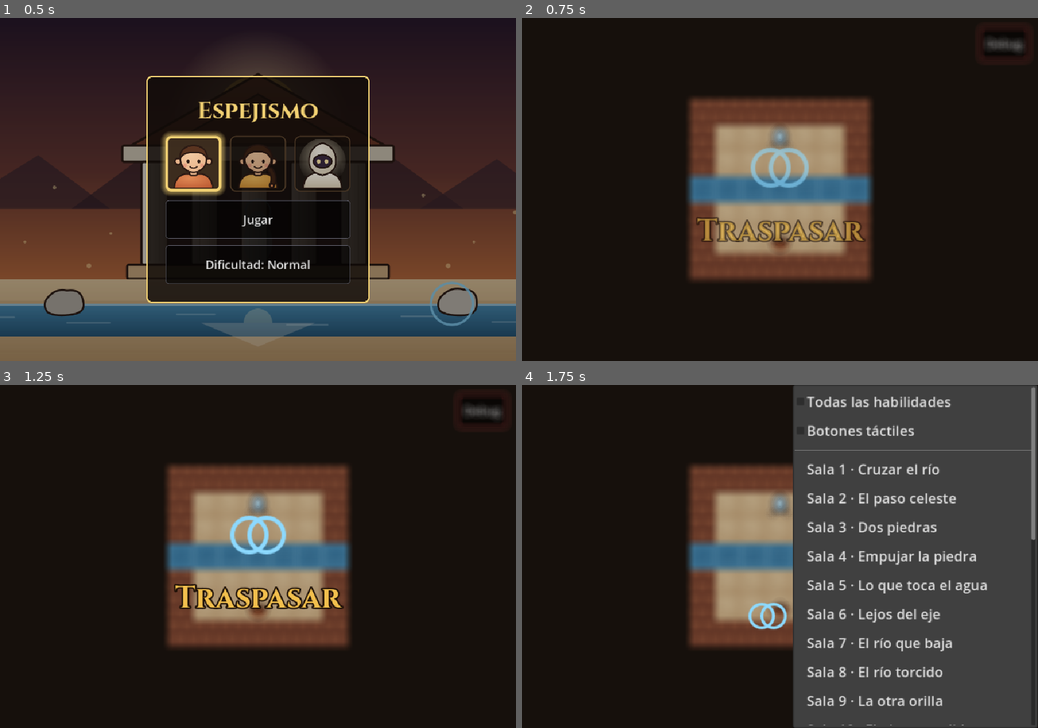
Above: before the commit, frames 1-4 (two rows, left to right).
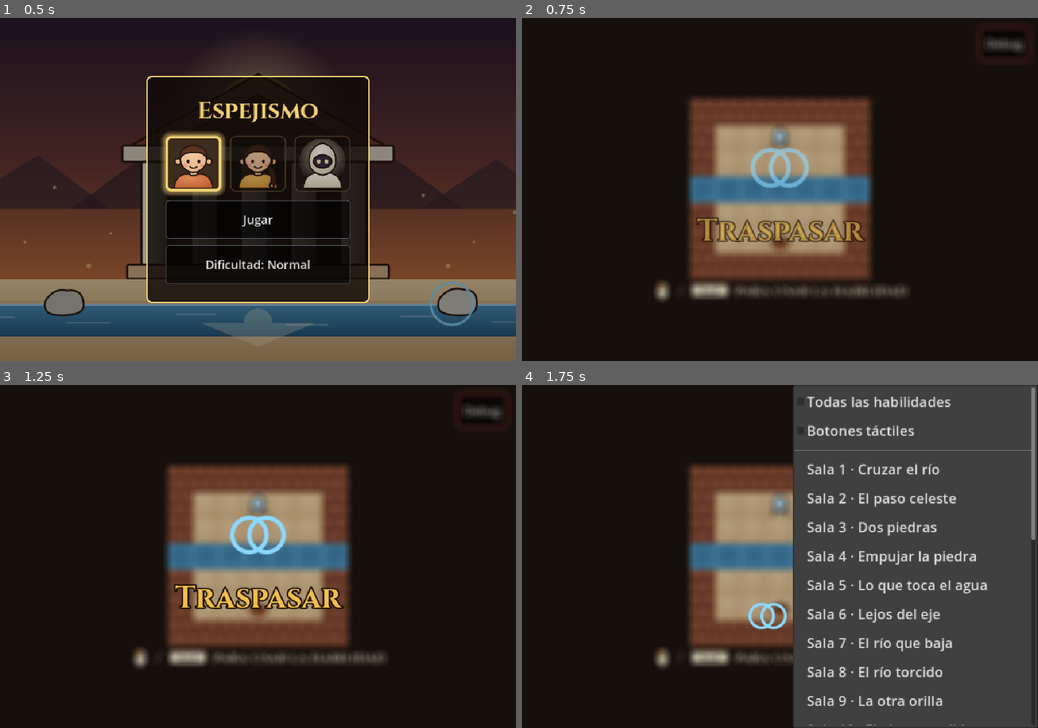
Above: after the commit, the same moments.

Repository: AngeloCS19/Juego
Game: Godot game, scene res://main.tscn
The game is run twice, just before and just after one commit, with the same random seed, the same clock (stepped at 60 frames per second) and the same inputs.
Inputs:
- Up to frame 1 (0.5 s): no input
- Up to frame 2 (0.75 s): click "Jugar" at 0.5 s
- Up to frame 3 (1.25 s): no input
- Up to frame 4 (1.75 s): click "Debug" at 1.25 s

Frame 1 is identical in both runs. In frame 2, 1.5% of the frame differs, in the area x 25-75%, y 76-83%; in frame 3, 1.5%; in frame 4, 0.9%.

Commit message:
Interfaz: aviso de clic izquierdo / Espacio para usar la habilidad en la sala 1
Co-Authored-By: Claude Opus 5.5 (1M context) <noreply@anthropic.com>
Claude-Session: https://claude.ai/code/session_01MsTBTimrfBiUThNZbXgZrm

Diff:
--- /dev/null
+++ b/assets/sprites/icono_clic_izq.svg
@@ -0,0 +1 @@
+<svg xmlns="http://www.w3.org/2000/svg" width="64" height="64" viewBox="0 0 64 64"><rect x="15" y="6" width="34" height="52" rx="17" fill="#f2e6cc" stroke="#2b1a14" stroke-width="4"/><path d="M32 6.5V27H15.5V23A17 17 0 0 1 32 6.5Z" fill="#f2b84c" stroke="#2b1a14" stroke-width="3" stroke-linejoin="round"/><path d="M32 27V8M15.5 27H48.5" stroke="#2b1a14" stroke-width="3"/></svg>
--- /dev/null
+++ b/assets/sprites/icono_espacio.svg
@@ -0,0 +1 @@
+<svg xmlns="http://www.w3.org/2000/svg" width="128" height="64" viewBox="0 0 128 64"><rect x="4" y="10" width="120" height="44" rx="9" fill="#2b1a14"/><rect x="8" y="12" width="112" height="36" rx="7" fill="#f2e6cc"/><path d="M40 26V36H88V26" fill="none" stroke="#2b1a14" stroke-width="5" stroke-linecap="round" stroke-linejoin="round"/></svg>
--- a/salas/rio_00.json
+++ b/salas/rio_00.json
@@ -12,6 +12,6 @@
 	"jugador": [3, 5],
 	"plano_espiritual": { "tipo": "reflexion", "eje": "horizontal", "valor": 3 },
 	"habilidades": ["traspasar"],
-	"tutorial": { "habilidad": "traspasar" },
+	"tutorial": { "habilidad": "traspasar", "aviso_usar": true },
 	"solucion": "PUUUU"
 }
--- a/scripts/main.gd
+++ b/scripts/main.gd
@@ -62,6 +62,7 @@
 var _anuncios: Array[Habilidad] = []  # habilidades nuevas esperando su anuncio en el centro
 var _anunciando := false
 var _tutorial_hecho := {}  # salas (ruta) cuyo tutorial visual el jugador ya cumplió
+var _aviso_usar: HBoxContainer  # sala 1 en la PC: "clic / Espacio para usar la habilidad"
 var _barra_jefe: BarraJefe  # vida de Narciso y corazones del jugador, solo en su sala
 var _menu: Menu
 var _dialogo: Dialogo
@@ -73,6 +74,8 @@
 const FUENTE_ANUNCIO := preload("res://assets/fuentes/Cinzel-Bold.ttf")
 const DESENFOQUE := preload("res://shaders/desenfoque.gdshader")
 const ICONO_MENU := preload("res://assets/sprites/icono_menu.svg")
+const ICONO_CLIC_IZQ := preload("res://assets/sprites/icono_clic_izq.svg")
+const ICONO_ESPACIO := preload("res://assets/sprites/icono_espacio.svg")
 
 var prendas: Array[String] = []  # prendas de Narciso que el jugador ya sacó de su sala
 
@@ -134,6 +137,10 @@
 	_botones_tactiles = [acciones, boton_menu, usar]
 	_mostrar_botones()
 
+	_aviso_usar = _crear_aviso_usar()
+	_en_esquina(pantalla, _aviso_usar, Control.PRESET_CENTER_BOTTOM)
+	_aviso_usar.position.y -= 96  # encima de la hotbar
+
 	_barra_jefe = BarraJefe.new()
 	pantalla.add_child(_barra_jefe)
 
@@ -145,6 +152,33 @@
 	$Interfaz.add_child(_dialogo)
 	_menu = Menu.new()
 	$Interfaz.add_child(_menu)  # se agrega al final para quedar encima de todo
+
+
+## "[clic izquierdo] / [Espacio] para usar la habilidad": la única pista con texto, porque en la PC
+## no hay botón Usar que tocar. Se muestra mientras dura el tutorial de una sala con "aviso_usar".
+func _crear_aviso_usar() -> HBoxContainer:
+	var fila := HBoxContainer.new()
+	fila.mouse_filter = Control.MOUSE_FILTER_IGNORE
+	fila.alignment = BoxContainer.ALIGNMENT_CENTER
+	fila.add_theme_constant_override("separation", 10)
+	for parte in [ICONO_CLIC_IZQ, "/", ICONO_ESPACIO, "para usar la habilidad"]:
+		if parte is Texture2D:
+			var icono := TextureRect.new()
+			icono.texture = parte
+			icono.expand_mode = TextureRect.EXPAND_IGNORE_SIZE
+			icono.stretch_mode = TextureRect.STRETCH_KEEP_ASPECT_CENTERED
+			icono.custom_minimum_size = Vector2(parte.get_width(), parte.get_height()) * 0.6
+			fila.add_child(icono)
+		else:
+			var texto := Label.new()
+			texto.text = parte
+			texto.add_theme_font_override("font", FUENTE_ANUNCIO)
+			texto.add_theme_font_size_override("font_size", 26)
+			texto.add_theme_color_override("font_color", Color(0.95, 0.9, 0.8))
+			texto.add_theme_color_override("font_outline_color", Color(0.1, 0.05, 0.02))
+			texto.add_theme_constant_override("outline_size", 8)
+			fila.add_child(texto)
+	return fila
 
 
 ## Menú solo para el desarrollador: saltar a cualquier sala y desbloquear todas las habilidades.
@@ -430,6 +464,7 @@
 func _process(delta: float) -> void:
 	_barra_jefe.actualizar(sala)
 	_vigilar_tutorial()
+	_aviso_usar.visible = not _tactil and sala.datos.get("tutorial", {}).get("aviso_usar", false) and not _tutorial_hecho.has(SALAS[indice])
 	_ocultar_cursor()
 	if _menu.visible or _dialogo.visible or _cortina.activa():
 		return
Not shown, changed: README.md
Not shown, changed: docs/sprites.md
